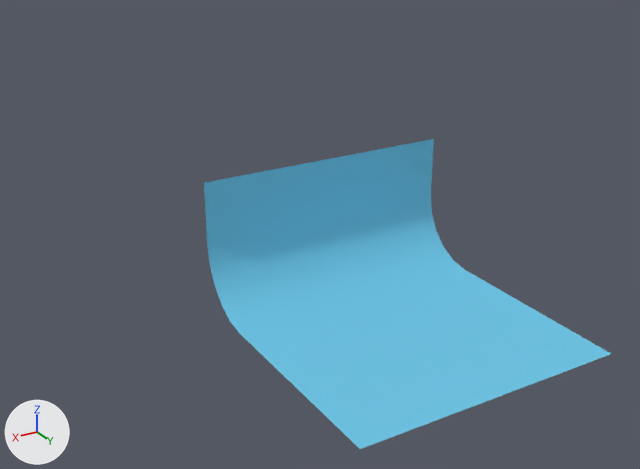
Renders of the Blender file projects/2023/saa/scenes/scene4/scene4.blend from each side of a commit.
The view is the same before and after, from a 50 mm lens placed at (50.4, 67.1, 46.8), pointed at (1.6, -14.2, 6.1). The axes (+X, +Y, +Z) are drawn at lower left. The lights are the same throughout.

Script lines for the objects in view, before the commit:
```python
me_plane = bpy.data.meshes.new('Plane')
me_plane.from_pydata(...)  # 16 vertices, 7 faces; spans x -1.0..1.0, y -1.0..1.0, z 0.0..0.96
me_plane.polygons.foreach_set('use_smooth', [True] * 7)
me_plane.materials.append(mat_material_001)  # cyan #72c7e7
ob_plane = bpy.data.objects.new('Plane', me_plane)
ob_plane.location = (0.0, 0.0, 0.0)
ob_plane.rotation_euler = (0.0, 0.0, 1.571)  # degrees (0, 0, 90)
ob_plane.scale = (15.3, 15.3, 15.3)
```
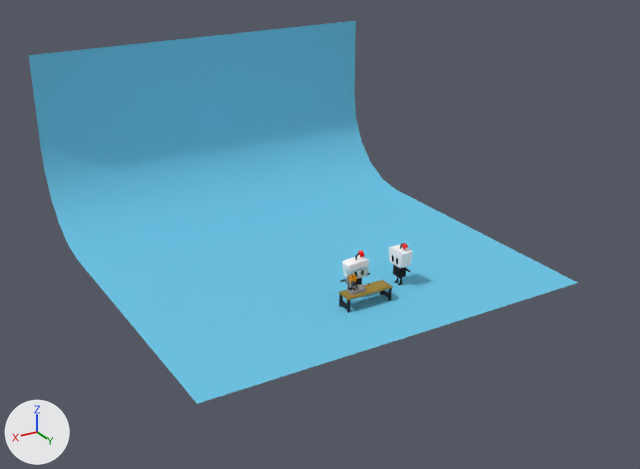
What changed in the scene script:
```text
Change ob_plane:
    ob_plane.location: (0.0, 0.0, 0.0) -> (0.0, -22.6, 0.0)
    ob_plane.scale: (15.3, 15.3, 15.3) -> (24.5, 24.5, 24.5)
Add ob_cube_017:
    ob_cube_017 = bpy.data.objects.new('cube.017', me_mesh_3_001)  # 120 vertices, 60 faces; spans x 0.16..0.653, y 1.242..1.508, z 0.781..1.172; in mat_material_0_004 (picture img_image_0_002)
    ob_cube_017.location = (-13.9, -6.7, -1.9)
    ob_cube_017.rotation_euler = (0.0, 0.0, -1.571)  # degrees (0, 0, -90)
    ob_cube_017.scale = (5.58, 5.58, 5.58)
Add ob_cube_014:
    ob_cube_014 = bpy.data.objects.new('cube.014', me_mesh_0_001)  # 24 vertices, 12 faces; spans x -0.094..0.156, y -0.078..0.078, z -0.219..0.031; in mat_material_0_004 (picture img_image_0_002)
    ob_cube_014.location = (-6.2, -9.2, 2.3)
    ob_cube_014.rotation_euler = (0.0, 0.0, 1.571)  # degrees (0, 0, 90)
    ob_cube_014.scale = (5.58, 5.58, 5.58)
Add ob_cube_003:
    ob_cube_003 = bpy.data.objects.new('cube.003', me_mesh_3)  # 120 vertices, 60 faces; spans x 0.16..0.653, y 1.242..1.508, z 0.781..1.172; in mat_material_0_002 (picture img_image_0_001)
    ob_cube_003.location = (-2.3, -16.7, -1.9)
    ob_cube_003.scale = (5.58, 5.58, 5.58)
Add ob_cube_1:
    ob_cube_1 = bpy.data.objects.new('cube', me_mesh_0)  # 24 vertices, 12 faces; spans x -0.094..0.156, y -0.078..0.078, z -0.219..0.031; in mat_material_0_002 (picture img_image_0_001)
    ob_cube_1.location = (0.2, -9.0, 2.3)
    ob_cube_1.rotation_euler = (0.0, 0.0, -3.142)  # degrees (0, 0, -180)
    ob_cube_1.scale = (5.58, 5.58, 5.58)
Add ob_glasses:
    ob_glasses = bpy.data.objects.new('glasses', me_glasses)  # 40 vertices, 38 faces; spans x -0.25..0.258, y 0.531..0.75, z -0.168..0.051; in mat_material_0_001 (picture img_safety_glasses_png_001)
    ob_glasses.location = (0.0, -9.0, 0.0)
    ob_glasses.rotation_euler = (1.571, 0.0, 6.283)  # degrees (90, 0, 360)
    ob_glasses.scale = (5.11, 5.11, 5.11)
Add ob_base:
    ob_base = bpy.data.objects.new('base', me_base)  # 68 vertices, 62 faces; spans x -0.75..0.81, y 0.06..0.88, z -1.38..0.94; in mat_material_0 (picture img_chopsaw_png_001)
    ob_base.location = (1.4, -7.0, 1.7)
    ob_base.rotation_euler = (1.571, 0.0, 1.571)  # degrees (90, 0, 90)
    ob_base.scale = (0.816, 0.816, 0.816)
Add ob_pushthing:
    ob_pushthing = bpy.data.objects.new('pushthing', me_pushthing)  # 68 vertices, 68 faces; spans x -0.38..0.69, y 0.75..2.69, z 0.5..0.88; in mat_material_0 (picture img_chopsaw_png_001)
    ob_pushthing.location = (1.4, -7.0, 1.7)
    ob_pushthing.rotation_euler = (1.571, 0.0, 1.571)  # degrees (90, 0, 90)
    ob_pushthing.scale = (0.816, 0.816, 0.816)
Add ob_cube_001:
    ob_cube_001 = bpy.data.objects.new('Cube.001', me_cube_003)  # 18 vertices, 16 faces; spans x -1.0..1.0, y -1.0..1.0, z -1.0..1.0; in mat_wood (picture img_wood_txt)
    ob_cube_001.location = (0.0, -6.8, 1.7)
    ob_cube_001.scale = (2.98, 1.0, 0.0932)
Add ob_cube:
    ob_cube = bpy.data.objects.new('Cube', me_cube_001)  # 44 vertices, 42 faces; spans x 0.9..1.0, y 0.0..0.9, z -23.2..-0.5; in mat_metal (picture img_metal_text); modifiers MIRROR, MIRROR
    ob_cube.location = (0.0, -6.8, 1.7)
    ob_cube.scale = (2.98, 1.0, 0.0932)
```

Location of each change, (x1, y1, x2, y2) in pixels of the pictures (640 x 469 px):
'Plane', moved, rescaled (35% wider, 23% taller): before (204, 139, 611, 449); after (29, 21, 578, 404)
'cube.017', added: after (389, 245, 412, 268)
'Cube.001', added: after (339, 280, 393, 300)
'cube.003', added: after (342, 255, 369, 279)
'Cube', added: after (339, 288, 392, 313)
'base', added: after (347, 284, 366, 295)
'cube.014', added: after (393, 264, 406, 278)
'glasses', added: after (345, 266, 369, 277)
'pushthing', added: after (348, 275, 355, 288)
'cube', added: after (348, 278, 362, 287)
